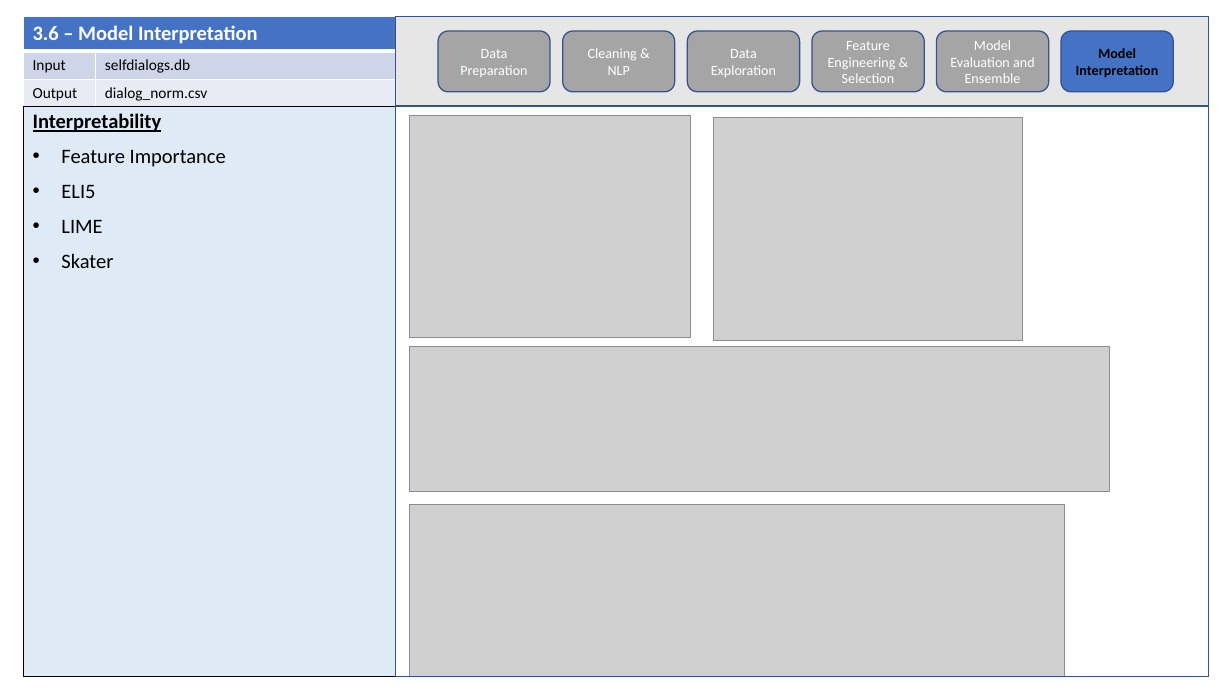
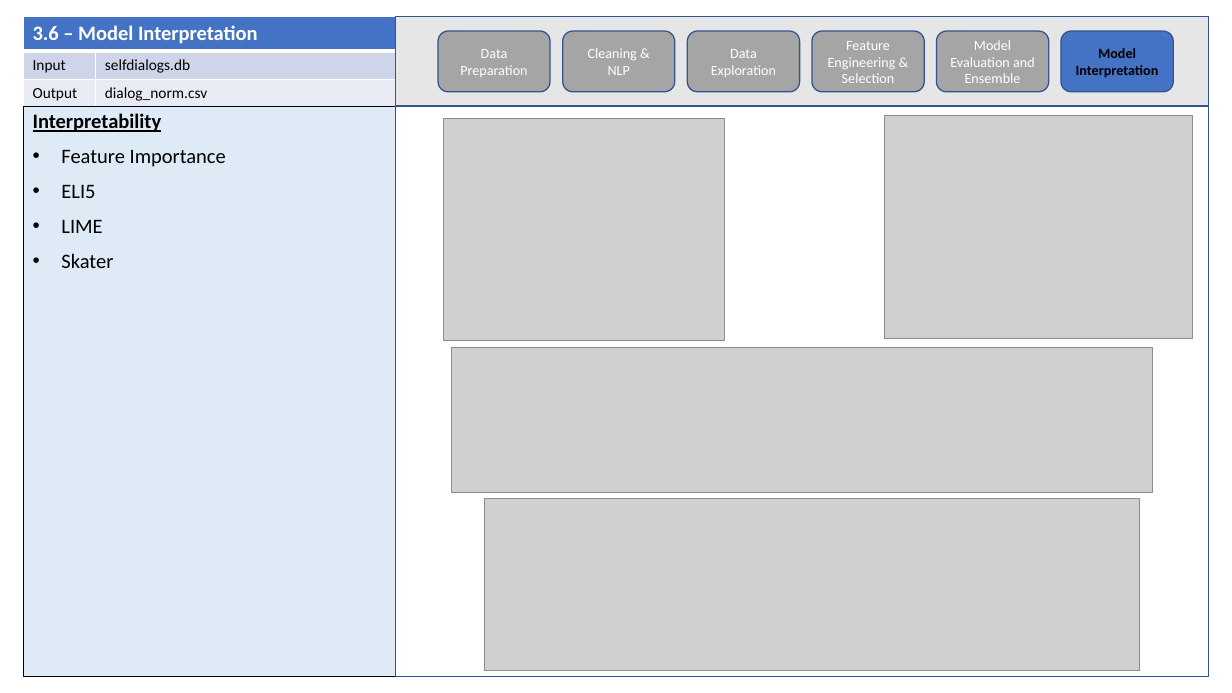
Before and after one commit to CSML1010-3-2020/NLPCourseProject, a slide deck: slide 16 of Final_Project.pptx (slide 15 before the commit). Drawn at 1232x693 pixels with LibreOffice and Linux fonts; fonts in the diff are those of the drawing; grey boxes stand for pictures. Boxes give left, top, right and bottom in pixels: in the first picture for what was removed or moved away, otherwise in the second. Text is boxed around its words. In the diff, an @@ line names an element or a change of style, - is before the commit and + after.

```diff
--- a/Final_Project.pptx
+++ b/Final_Project.pptx
@@ picture: place and size @@
-picture at bbox=[409, 116, 691, 337]
+picture at bbox=[444, 119, 726, 341]
@@ picture: place and size @@
-picture at bbox=[714, 118, 1023, 341]
+picture at bbox=[884, 116, 1193, 338]
@@ picture: place and size @@
-picture at bbox=[409, 347, 1110, 492]
+picture at bbox=[452, 348, 1153, 493]
@@ picture: place and size @@
-picture at bbox=[409, 505, 1065, 677]
+picture at bbox=[484, 499, 1140, 671]
```
Also in this commit, not shown: 8 other slides changed, 7 slides added, 1 slide removed.
